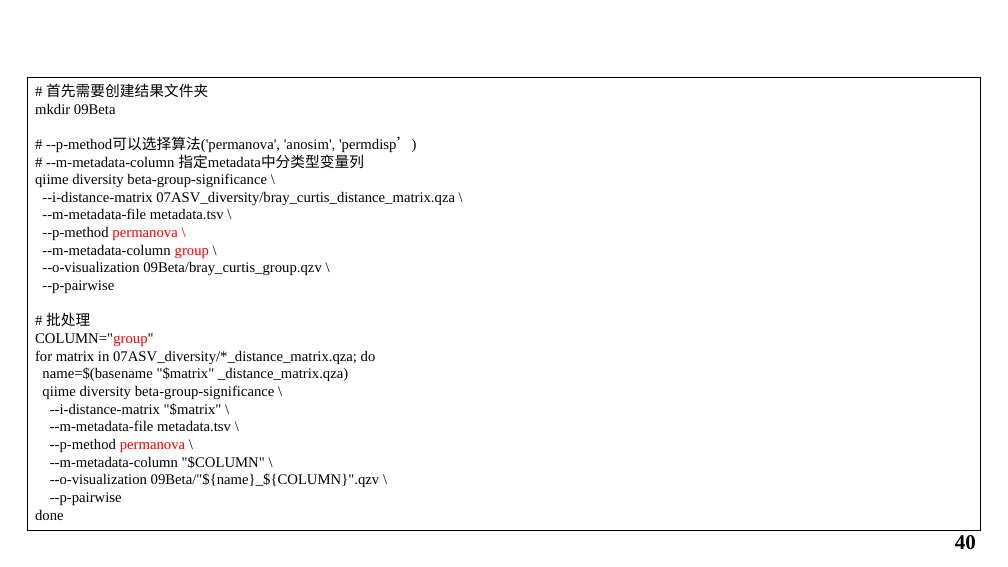
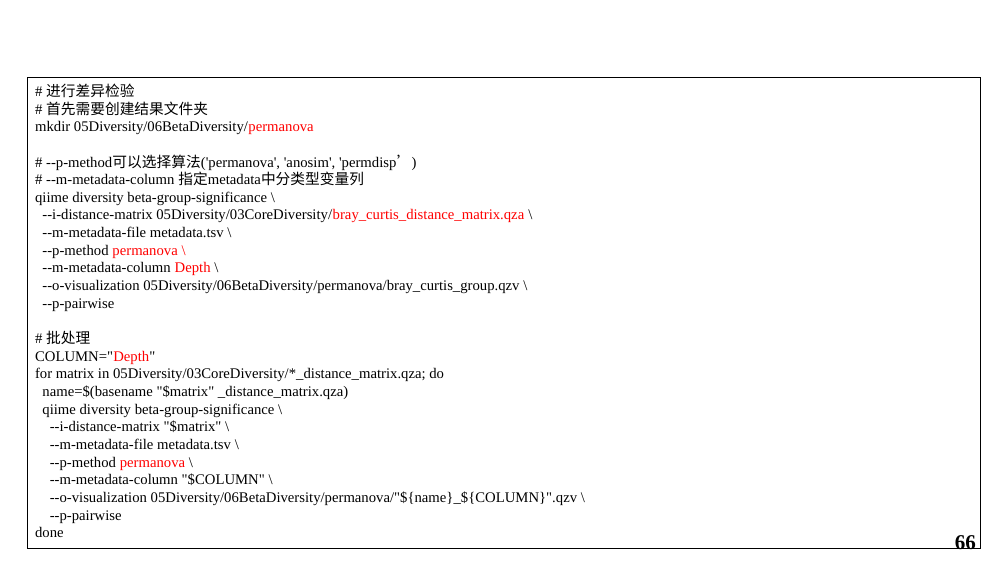
Before and after one commit to shueho/BioDataTools, a slide deck: slide 66 of Toy/16S.pptx (slide 40 before the commit). Drawn at 1008x567 pixels with LibreOffice and Linux fonts; fonts in the diff are those of the drawing; background and template pictures are left out. Boxes give left, top, right and bottom in pixels: in the first picture for what was removed or moved away, otherwise in the second. Text is boxed around its words. In the diff, an @@ line names an element or a change of style, - is before the commit and + after.

```diff
--- a/Toy/16S.pptx
+++ b/Toy/16S.pptx
@@ rectangle "# 进行差异检验": place and size @@
-rectangle "# 进行差异检验" at (28,78,981,531)
+rectangle "# 进行差异检验" at (28,78,981,549)
@@ text in rectangle at (46,83,134,97): paragraph added @@
+# 进行差异检验
@@ text in rectangle at (35,120,314,134): text changed @@
-mkdir 09Beta
+mkdir 05Diversity/06BetaDiversity/permanova
@@ text in rectangle at (42,208,524,222): text changed @@
---i-distance-matrix 07ASV_diversity/bray_curtis_distance_matrix.qza \
+--i-distance-matrix 05Diversity/03CoreDiversity/bray_curtis_distance_matrix.qza \
@@ text in rectangle at (42,261,519,293): text changed @@
---m-metadata-column group \
---o-visualization 09Beta/bray_curtis_group.qzv \
+--m-metadata-column Depth \
+--o-visualization 05Diversity/06BetaDiversity/permanova/bray_curtis_group.qzv \
@@ text in rectangle at (35,350,444,381): text changed @@
-COLUMN="group"
-for matrix in 07ASV_diversity/*_distance_matrix.qza; do
+COLUMN="Depth"
+for matrix in 05Diversity/03CoreDiversity/*_distance_matrix.qza; do
@@ text in rectangle at (50,491,577,505): text changed @@
---o-visualization 09Beta/"${name}_${COLUMN}".qzv \
+--o-visualization 05Diversity/06BetaDiversity/permanova/"${name}_${COLUMN}".qzv \
@@ page number at (955,535,976,550): text changed @@
-40
+66
```
Also in this commit, not shown: 50 other slides changed, 20 slides added, 13 slides removed.
